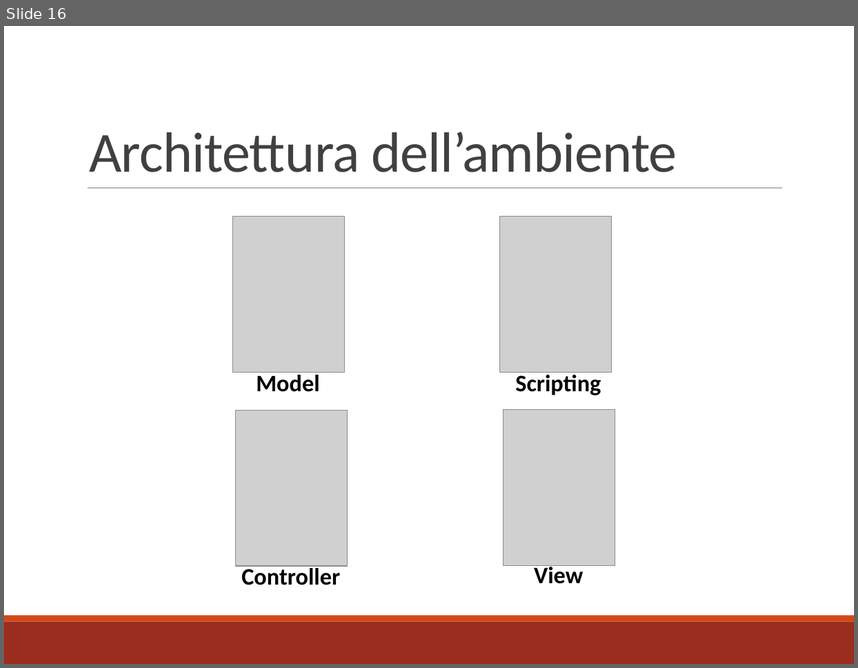
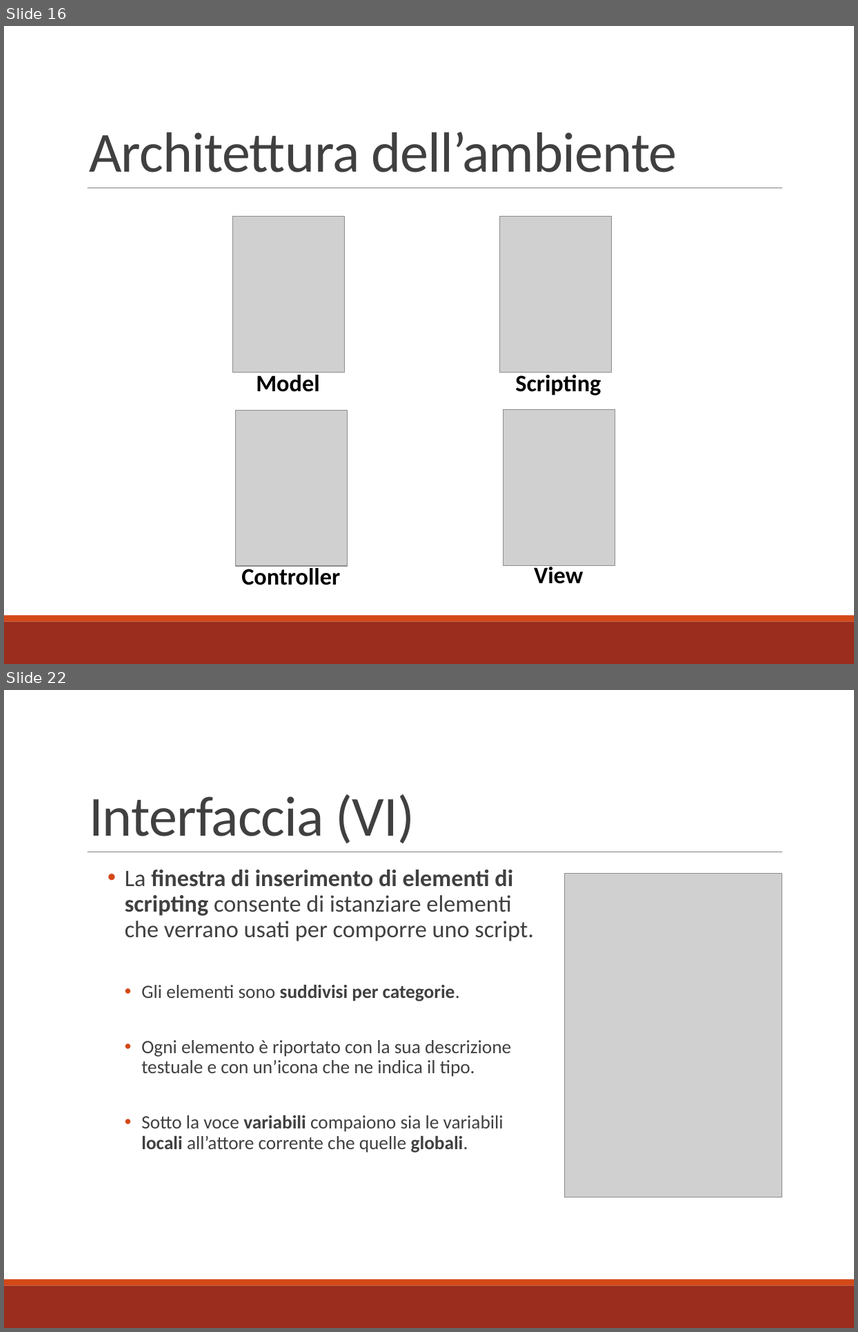
Before and after one commit to mbosc/scartch, a slide deck: Presentazione.pptx. Shown one above the other, each under a label of ours: slide 16 before the commit, slides 16 and 22 after it; the slides between them are not shown. The pictures are 858x668 and 858x1332 pixels, drawn with LibreOffice and Linux fonts; fonts in the diff are those of the drawing; grey boxes stand for pictures. Boxes give left, top, right and bottom in pixels: in the first picture for what was removed or moved away, otherwise in the second. Text is boxed around its words. In the diff, an @@ line names an element or a change of style, - is before the commit and + after.

```diff
--- a/Presentazione.pptx
+++ b/Presentazione.pptx
@@ slide 22 added at [4,690,854,1328], background #FFFFFF; not listed: 3 template elements that a slide beside it also shows @@
@@ title added at [89,794,415,843], 48 pt, text #404040 @@
+Interfaccia (VI)
@@ text added at [125,869,534,1152], 16 pt, text #404040 @@
+  • La finestra di inserimento di elementi di scripting consente di istanziare elementi che verrano usati per comporre uno script.
+    • Gli elementi sono suddivisi per categorie.
+    • Ogni elemento è riportato con la sua descrizione testuale e con un’icona che ne indica il tipo.
+    • Sotto la voce variabili compaiono sia le variabili locali all’attore corrente che quelle globali.
@@ picture added at [564,873,782,1196] @@
```
Also in this commit, not shown: 8 slides changed, 2 other slides added, 2 slides removed, 1 other file.
